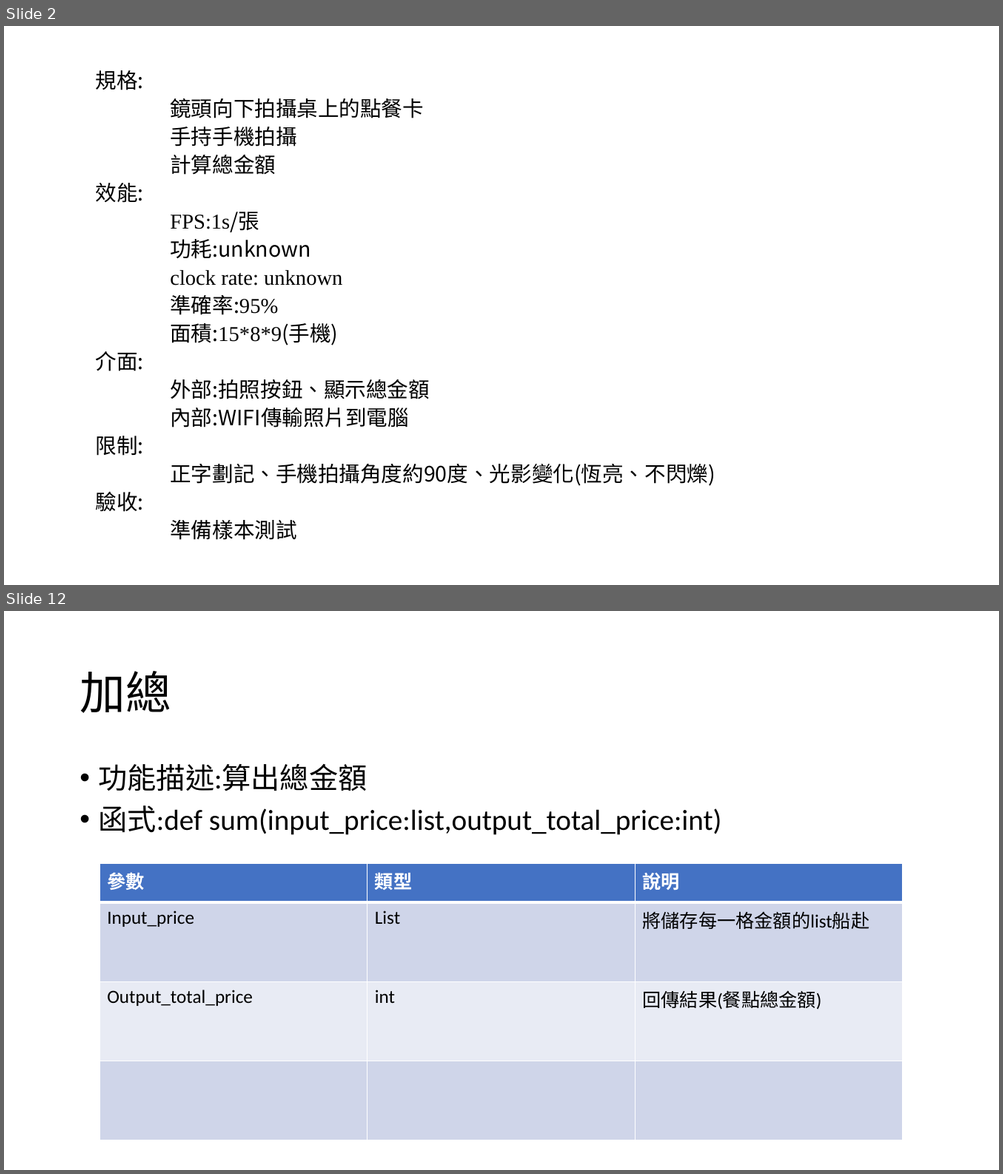
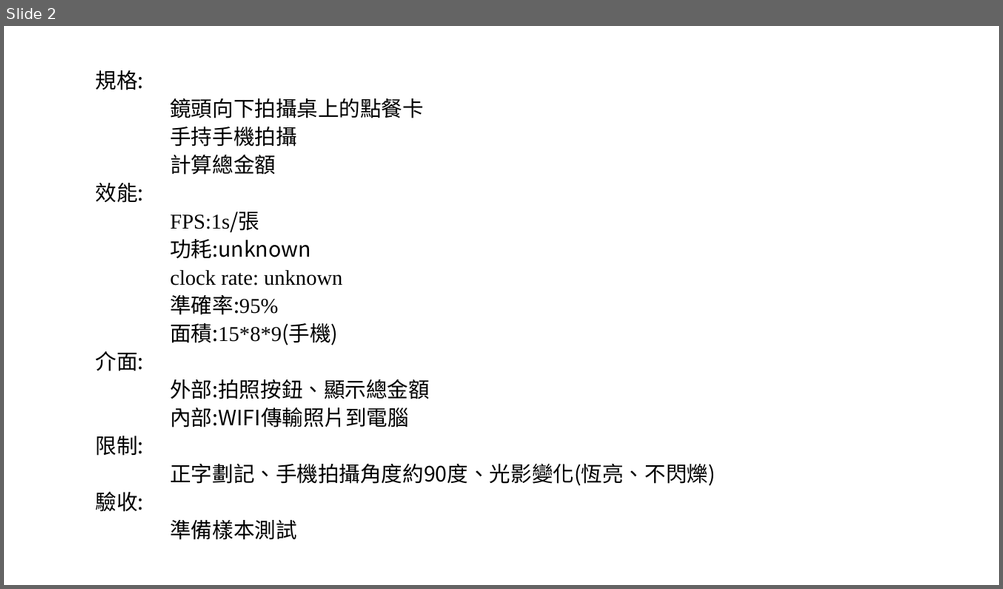
Before and after one commit to austin9328/Embedded_system, a slide deck: final_project/影像辨識 final_project.pptx. Shown one above the other, each under a label of ours: slides 2 and 12 before the commit, slide 2 after it; the slides between them are not shown. The pictures are 1003x1174 and 1003x589 pixels, drawn with LibreOffice and Linux fonts; fonts in the diff are those of the drawing. Boxes give left, top, right and bottom in pixels: in the first picture for what was removed or moved away, otherwise in the second. Text is boxed around its words. In the diff, an @@ line names an element or a change of style, - is before the commit and + after.

```diff
--- a/final_project/影像辨識 final_project.pptx
+++ b/final_project/影像辨識 final_project.pptx
@@ slide 12 removed at (4, 611, 999, 1170), background #FFFFFF @@
@@ title removed at (79, 671, 170, 713) @@
-加總
@@ text removed at (99, 764, 722, 835) @@
-• 功能描述:算出總金額
-• 函式:def sum(input_price:list,output_total_price:int)
@@ table removed at (99, 864, 903, 1141), 4 rows, 3 columns @@
-參數 | 類型 | 說明
-Input_price | List | 將儲存每一格金額的list船赴
-Output_total_price | int | 回傳結果(餐點總金額)
- |  | 
```
Also in this commit, not shown: 7 slides changed, 3 slides added, 2 other slides removed.
